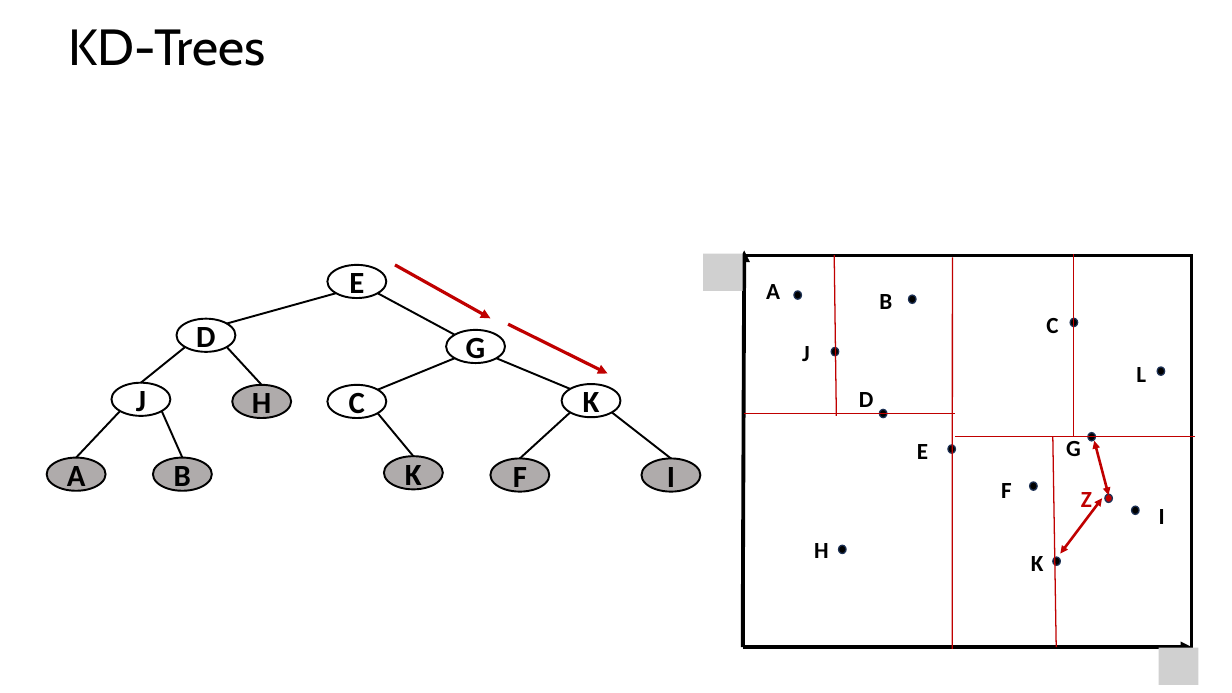
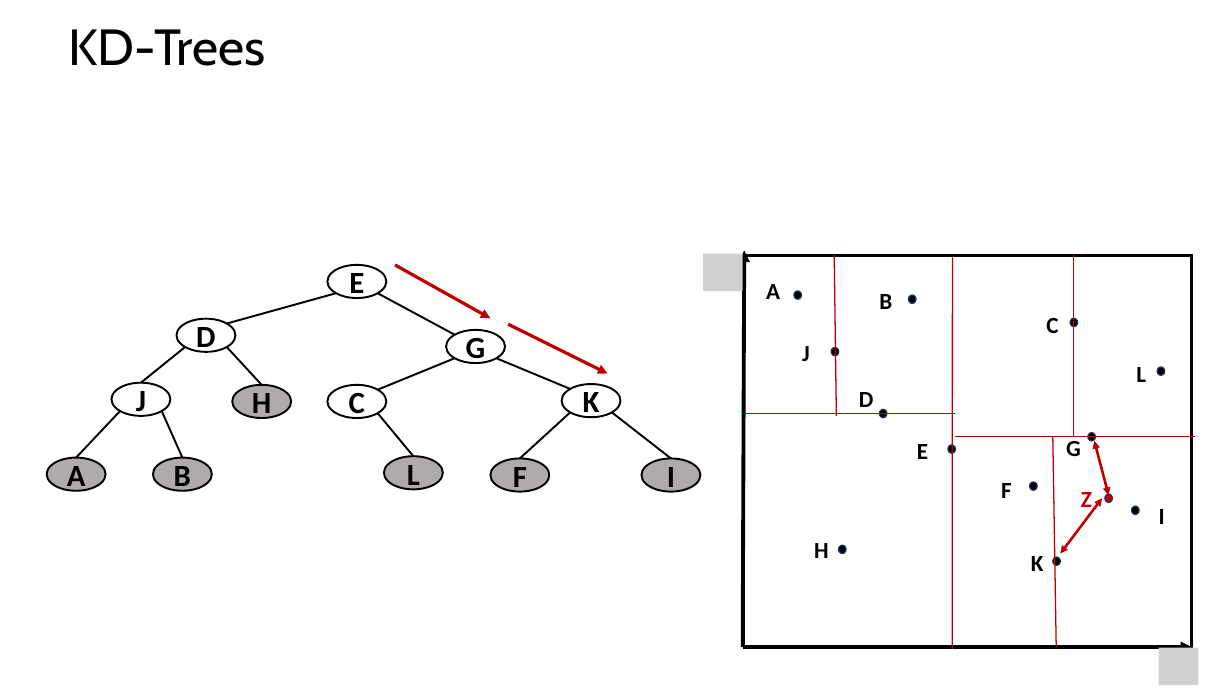
Before and after one commit to StephenElston/CSCI-E-108, a slide deck: slide 37 of slides/8_EfficientSimilaritySearch_Part1.pptx. Drawn at 1232x693 pixels with LibreOffice and Linux fonts; fonts in the diff are those of the drawing; grey boxes stand for pictures. Boxes give left, top, right and bottom in pixels: in the first picture for what was removed or moved away, otherwise in the second. Text is boxed around its words. In the diff, an @@ line names an element or a change of style, - is before the commit and + after.

```diff
--- a/slides/8_EfficientSimilaritySearch_Part1.pptx
+++ b/slides/8_EfficientSimilaritySearch_Part1.pptx
@@ text in ellipse at [407, 465, 420, 493]: text changed @@
-K
+L
```
Also in this commit, not shown: 7 other slides changed.
